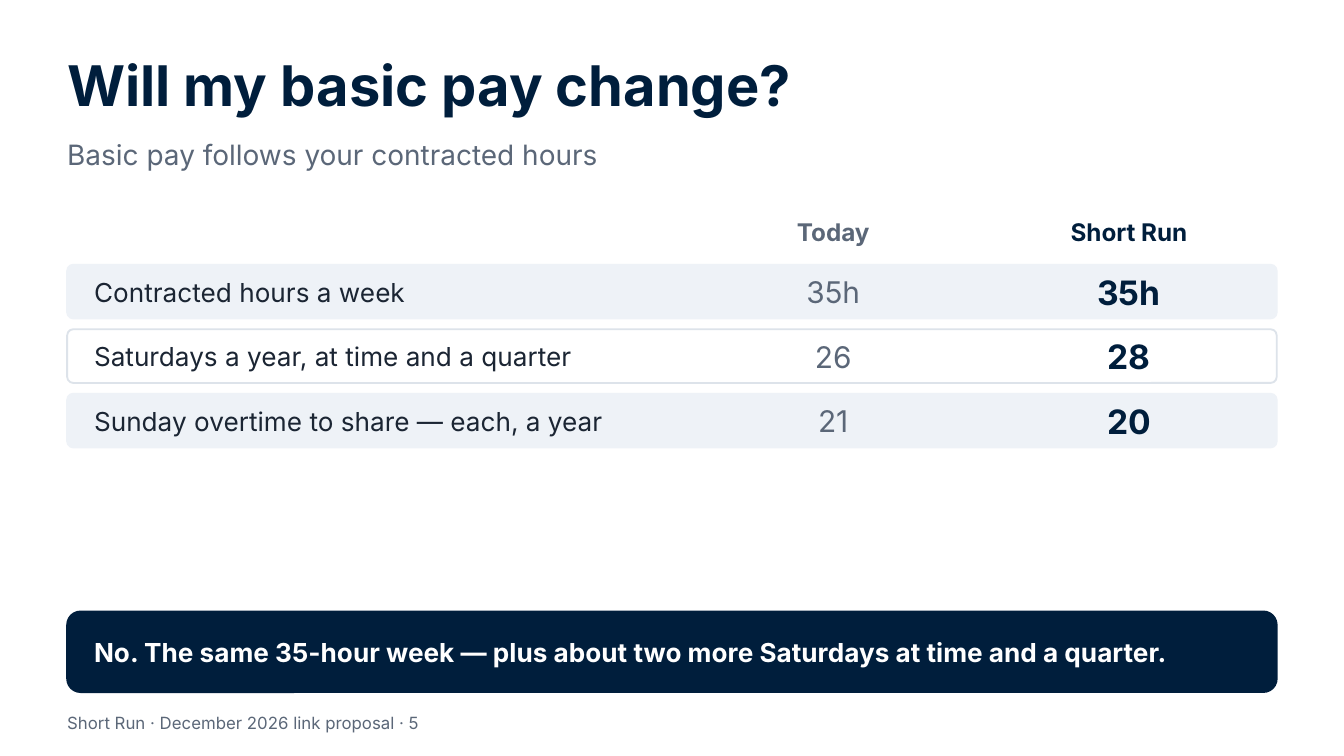
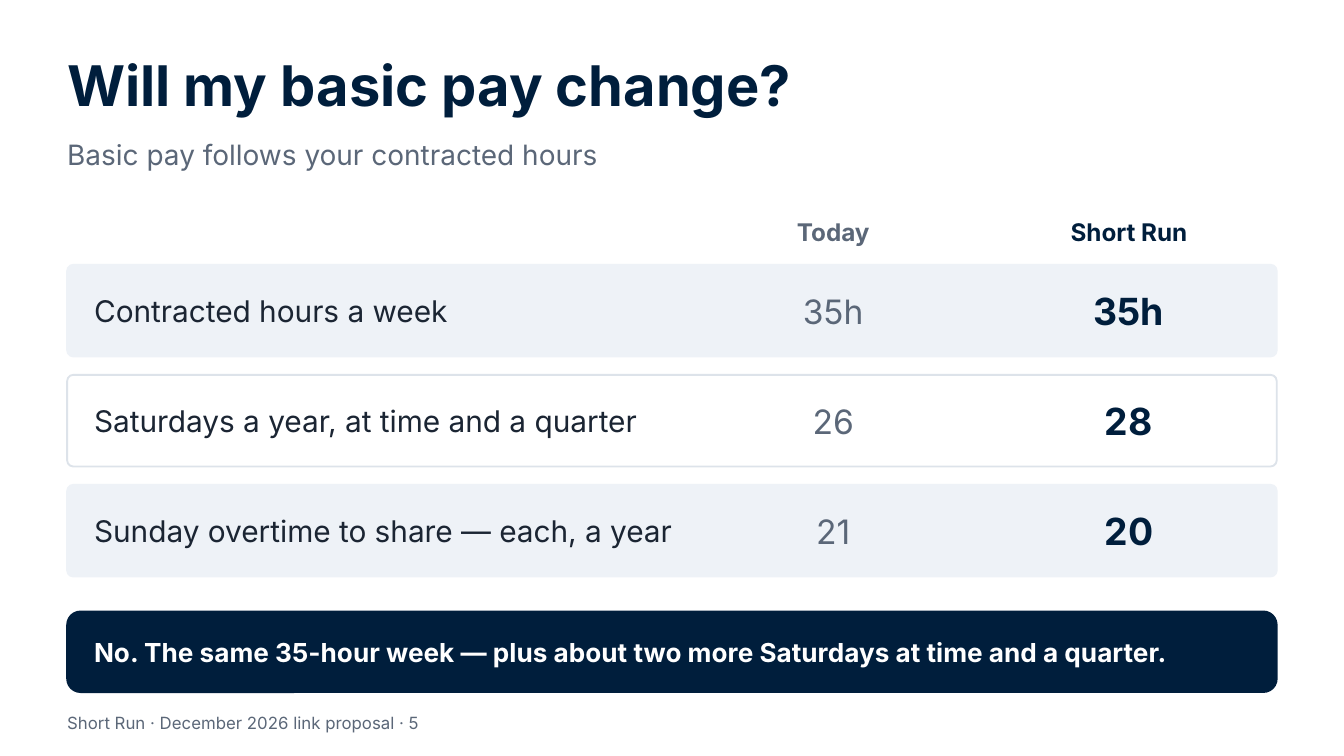
Before and after one commit to Garethdavidmiller/roster-app, a slide deck: slide 5 of docs/links-26/presentations/Short-Run-for-colleagues.pptx. Drawn at 1344x756 pixels with LibreOffice and Linux fonts; fonts in the diff are those of the drawing. Boxes give left, top, right and bottom in pixels: in the first picture for what was removed or moved away, otherwise in the second. Text is boxed around its words. In the diff, an @@ line names an element or a change of style, - is before the commit and + after.

```diff
--- a/docs/links-26/presentations/Short-Run-for-colleagues.pptx
+++ b/docs/links-26/presentations/Short-Run-for-colleagues.pptx
@@ rounded rectangle: place and size @@
-rounded rectangle at (67,265,1277,319)
+rounded rectangle at (67,265,1277,356)
@@ rounded rectangle: place and size @@
-rounded rectangle at (67,329,1277,383)
+rounded rectangle at (67,375,1277,466)
@@ text "Saturdays a year, at time ...": place and size @@
-text "Saturdays a year, at time ..." at (94,346,571,372)
+text "Saturdays a year, at time ..." at (94,409,637,438)
@@ text "26": place and size @@
-text "26" at (815,346,852,369)
+text "26" at (813,409,854,435)
@@ text "28": place and size @@
-text "28" at (1107,344,1150,370)
+text "28" at (1105,407,1153,436)
@@ proportions changed in 3 elements at (67,265,1277,356), (67,375,1277,466), (67,485,1277,577) @@
@@ rounded rectangle: place and size @@
-rounded rectangle at (67,394,1277,448)
+rounded rectangle at (67,485,1277,577)
@@ size 14 to 16 pt in 3 elements at (94,300,448,323), (94,409,637,438), (94,519,672,548) @@
@@ text "Sunday overtime to share — ...": place and size @@
-text "Sunday overtime to share — ..." at (94,411,602,437)
+text "Sunday overtime to share — ..." at (94,519,672,548)
@@ size 16 to 18 pt in 3 elements at (803,299,863,325), (813,409,854,435), (816,519,850,544) @@
@@ text "21": place and size @@
-text "21" at (818,410,848,432)
+text "21" at (816,519,850,544)
@@ size 18 to 20 pt in 3 elements at (1094,297,1165,326), (1105,407,1153,436), (1105,517,1154,546) @@
@@ text "20": place and size @@
-text "20" at (1107,409,1151,435)
+text "20" at (1105,517,1154,546)
```
Also in this commit, not shown: 5 other slides changed, 13 other files.
